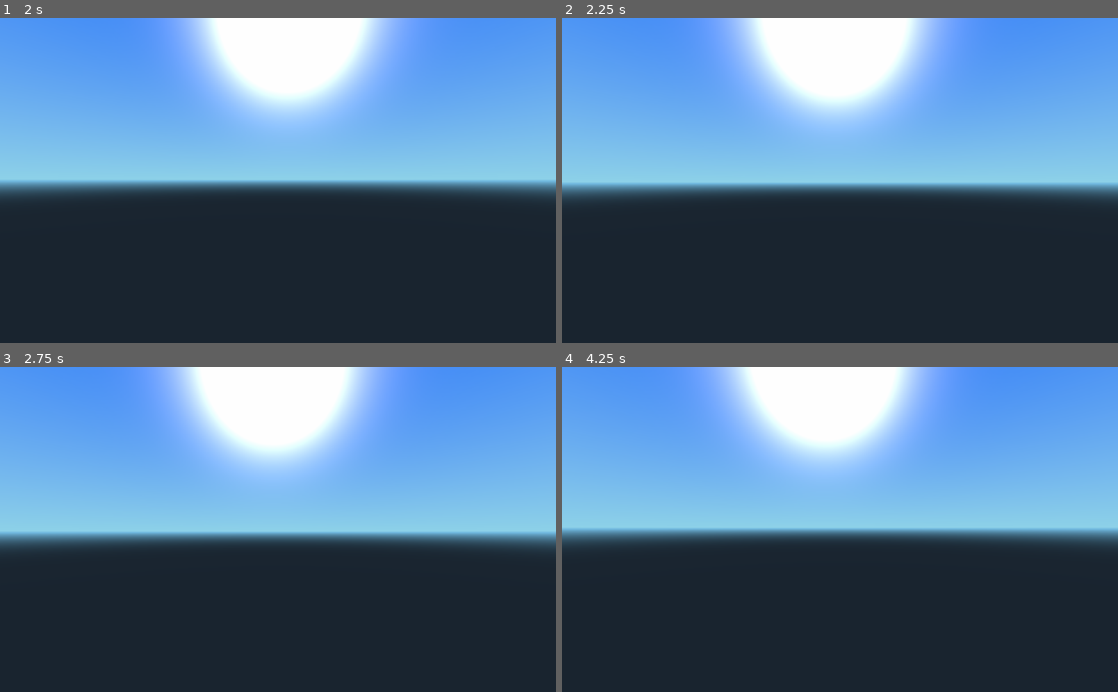
Above: before the commit, frames 1-4 (two rows, left to right).
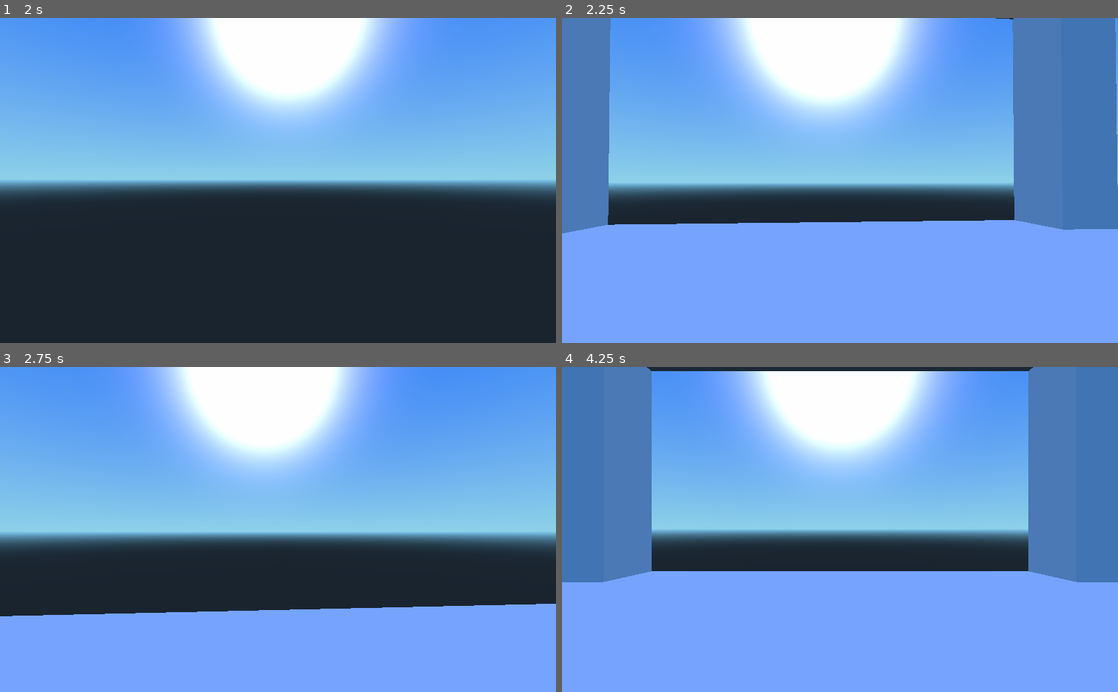
Above: after the commit, the same moments.

Repository: coppolaemilio/Godot-FPS-movement
Game: Godot game, scene res://Main.tscn
Two runs of this game, one before a commit and one after it. Both use one fixed random seed, a clock stepped at 60 frames per second and the inputs below.
Inputs (mouse positions are in pixels of both pictures, inside the frame that each line leads up to):
- Up to frame 1 (2 s): tap Enter at 0.5 s; move the mouse to (305, 180) at 0.52 s; hold Shift (move_sprint) 0.53-1.28 s; hold W (move_forward) from 0.53 s (still down); tap Space (move_jump) at 0.77, 1.52 s; move the mouse to (250, 180) at 1.27 s; tap Shift (move_sprint) at 1.35 s
- Up to frame 2 (2.25 s): keep holding W (move_forward); tap R (key_restart) at 2 s; move the mouse to (851, 174) at 2.02 s; hold Shift (move_sprint) from 2.03 s (still down)
- Up to frame 3 (2.75 s): keep holding W (move_forward); keep holding Shift (move_sprint)
- Up to frame 4 (4.25 s): keep holding W (move_forward); move the mouse to (834, 536) at 2.77 s; release Shift (move_sprint) at 2.78 s; tap Shift (move_sprint) at 2.85 s; tap Space (move_jump) at 3.02, 3.77 s; tap R (key_restart) at 3.5, 4.15 s; move the mouse to (878, 532) at 3.52 s; hold Shift (move_sprint) from 3.53 s (still down)

Frame 1 is identical in both runs. In frame 2, 57% of the frame differs, in the area x 0-100%, y 0-100%; in frame 3, 28%; in frame 4, 63%.
Error before the commit: Invalid call. Nonexistent function 'reload_current_screen' in base 'SceneTree'. (res://Main.gd:16)

Commit message:
Update Main.gd

Diff:
--- a/Main.gd
+++ b/Main.gd
@@ -1,8 +1,4 @@
 extends Spatial
-
-# class member variables go here, for example:
-# var a = 2
-# var b = "textvar"
 
 func _ready():
 	Input.set_mouse_mode(Input.MOUSE_MODE_CAPTURED)
@@ -13,4 +9,4 @@
 		get_tree().quit()
 
 	if Input.is_action_just_pressed('key_restart'):
-		get_tree().reload_current_screen()
+		get_tree().reload_current_scene()
